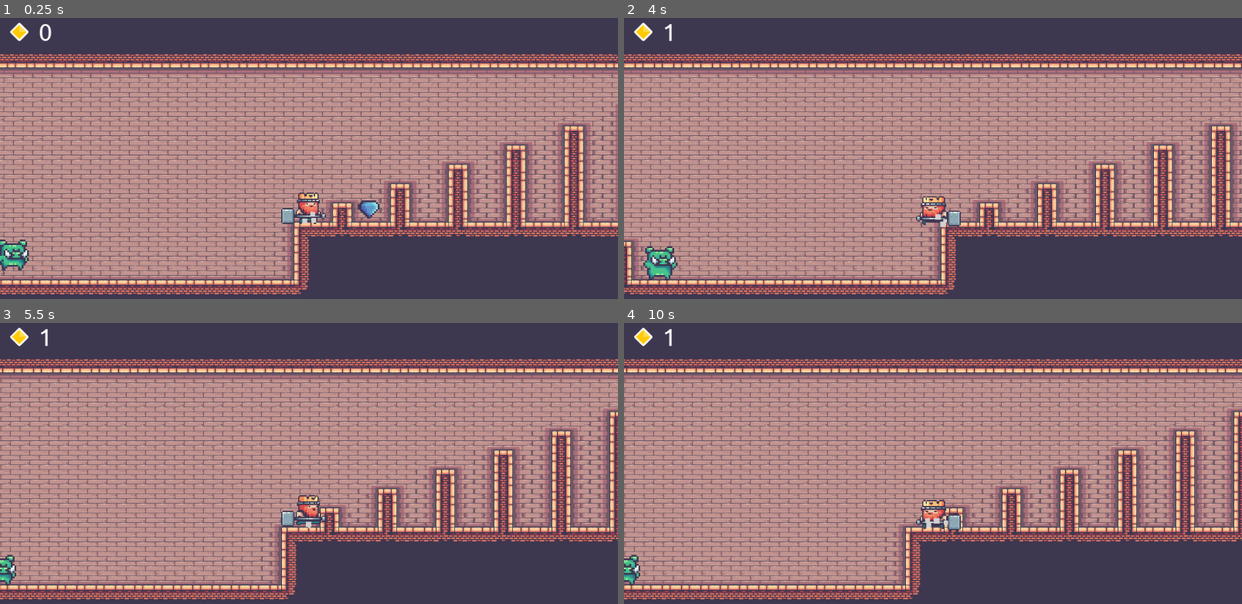
Above: before the commit, frames 1-4 (two rows, left to right).
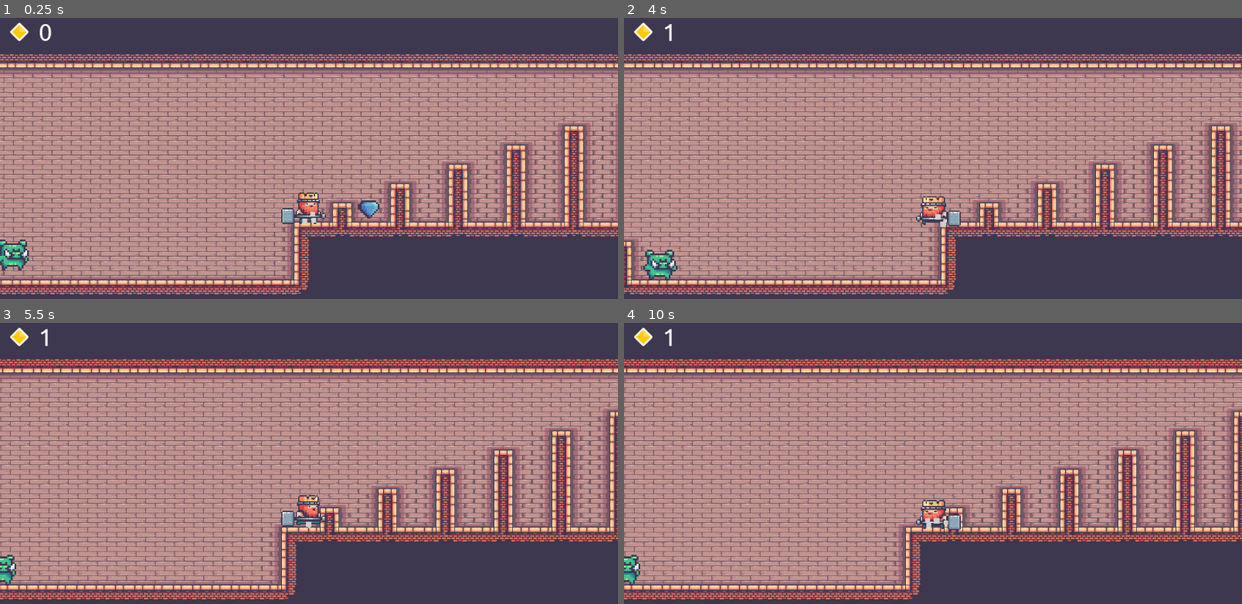
Above: after the commit, the same moments.

Repository: haihala/VIM.MT.310-Game-Project-2
Game: Godot game, scene res://scenes/MainScene.tscn
Two runs of this game, one before a commit and one after it. Both use one fixed random seed, a clock stepped at 60 frames per second and the inputs below.
Inputs:
- Up to frame 1 (0.25 s): no input
- Up to frame 2 (4 s): hold Right (move_right) 0.53-2.03 s; tap Up (jump) at 0.77, 1.52, 3.02, 3.77 s; hold Left (move_left) from 2.03 s (still down)
- Up to frame 3 (5.5 s): release Left (move_left) at 4.28 s; hold Right (move_right) from 4.28 s (still down); tap Up (jump) at 4.52 s
- Up to frame 4 (10 s): tap Up (jump) at 6.02, 6.77, 7.52, 9.02, 9.77 s; release Right (move_right) at 8.03 s; hold Left (move_left) 8.03-9.53 s; hold Right (move_right) from 9.53 s (still down)

The runs differ from the first frame. In frame 1, less than 0.1% of the frame differs, in the area x 60-62%, y 66-70%; in frame 2, 0.4%, in the area x 3-9%, y 81-92%; in frame 3, 0.1%; in frame 4, 0.1%.

Commit message:
Change collision layers

Diff:
--- a/scenes/Coin.tscn
+++ b/scenes/Coin.tscn
@@ -55,6 +55,8 @@
 } ]
 
 [node name="Coin" type="Area2D"]
+collision_layer = 8
+collision_mask = 0
 script = ExtResource( 2 )
 
 [node name="CollisionShape2D" type="CollisionShape2D" parent="."]
@@ -63,7 +65,7 @@
 [node name="AnimatedSprite" type="AnimatedSprite" parent="."]
 scale = Vector2( 3, 3 )
 frames = SubResource( 12 )
-frame = 8
+frame = 2
 playing = true
 offset = Vector2( -2, 1 )
 
--- a/scenes/Pig.tscn
+++ b/scenes/Pig.tscn
@@ -60,6 +60,7 @@
 height = 6.0
 
 [node name="Pig" type="RigidBody2D"]
+collision_layer = 0
 mode = 2
 script = ExtResource( 2 )
 
@@ -67,6 +68,7 @@
 scale = Vector2( 3, 3 )
 frames = SubResource( 12 )
 animation = "idle"
+frame = 1
 playing = true
 offset = Vector2( -3, -6 )
 
--- a/scenes/Player.tscn
+++ b/scenes/Player.tscn
@@ -46,6 +46,8 @@
 color = Color( 0.819608, 0.819608, 0.819608, 1 )
 
 [node name="Player" type="KinematicBody2D"]
+collision_layer = 2
+collision_mask = 11
 script = ExtResource( 2 )
 
 [node name="StateMachine" type="Node" parent="."]
